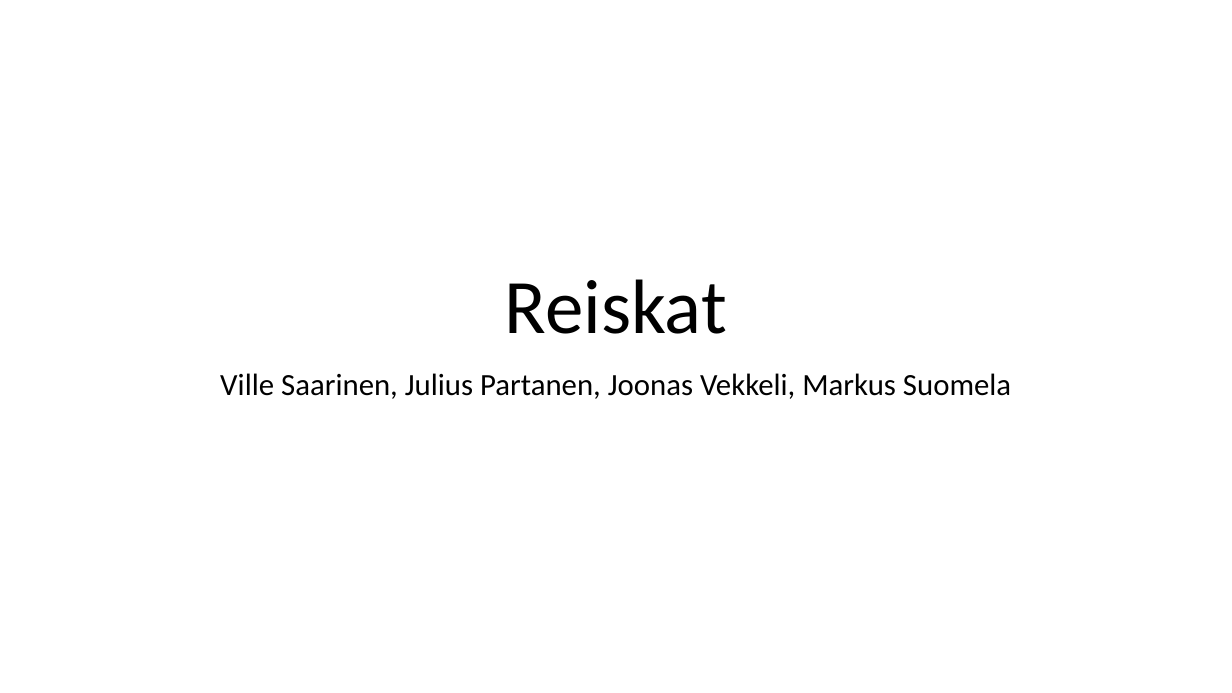
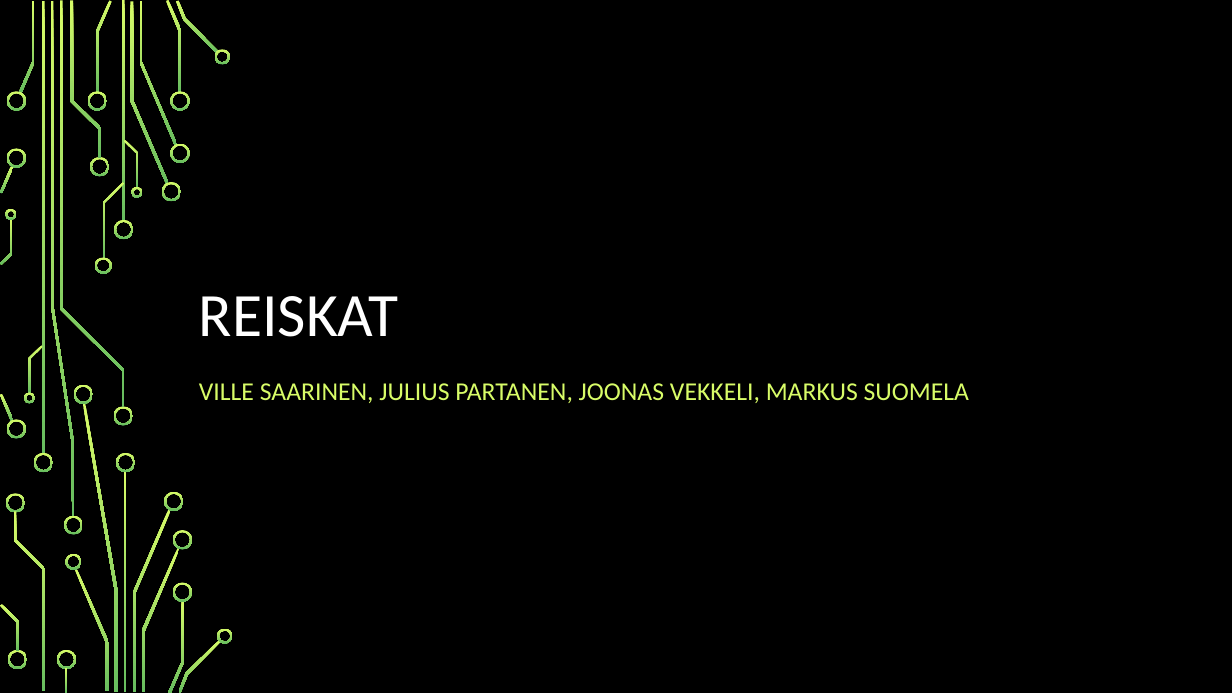
Before and after one commit to juliuspartanen/Reiska-1.1, a slide deck: slide 1 of PP-reiskat.pptx. Drawn at 1232x693 pixels with LibreOffice and Linux fonts; fonts in the diff are those of the drawing; background and template pictures are left out. Boxes give left, top, right and bottom in pixels: in the first picture for what was removed or moved away, otherwise in the second. Text is boxed around its words. In the diff, an @@ line names an element or a change of style, - is before the commit and + after.

```diff
--- a/PP-reiskat.pptx
+++ b/PP-reiskat.pptx
@@ background #FFFFFF to picture (left out) @@
@@ title at bbox=[199, 296, 399, 337]: text changed; size 60 to 48 pt; text colour #000000 to #FFFFFF @@
-Reiskat
+REISKAT
@@ subtitle at bbox=[199, 383, 969, 403]: text changed; size 24 to 20 pt; text colour #000000 to #D8FC68 @@
-Ville Saarinen, Julius Partanen, Joonas Vekkeli, Markus Suomela
+VILLE SAARINEN, JULIUS PARTANEN, JOONAS VEKKELI, MARKUS SUOMELA
@@ group added at bbox=[0, 0, 233, 693]: 50 freeform shapes, 4 rectangles @@
```
Also in this commit, not shown: 7 other slides changed, 1 slide added.
